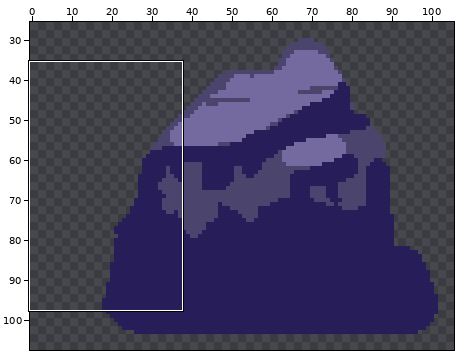
Pixel-art file: Assets/Art/Environment/ww.ase. Above: a wide view before the commit, with the close-up outlined.
Close-up. Before the edit:
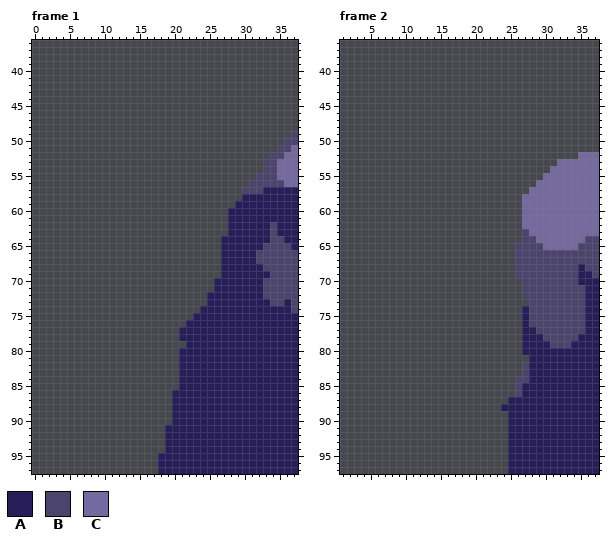
128x128 pixels, 18 frames. Shown: frame 1: x 0..37, y 36..97; frame 2: x 1..37, y 36..97. The wide view leaves out empty margins. The commit also changed other frames or places, which this record leaves out.
Palette (. is transparent): A #271d59  B #4b446c  C #746aa0
Pixels before, frame 1, first column x 18:
49 ...................B
50 ..................BB
51 .................BBC
52 ................BBCC
53 ...............BBCCC
54 ...............BBCCC
55 ..............BBBCCC
56 .............BBBBBCC
57 ............BBBAAAAA
58 ............AAAAAAAA
59 ...........AAAAAAAAA
60 ..........AAAAAAAAAA
61 ..........AAAAAAAAAA
62 ..........AAAAAABAAA
63 ..........AAAAAABAAA
64 .........AAAAAAABBAA
65 .........AAAAAABBBBA
66 .........AAAAABBBBBB
67 .........AAAAABBBBBB
68 .........AAAAAABBBBB
69 .........AAAAAAABBBB
70 ........AAAAAAABBBBB
71 ........AAAAAAABBBBB
72 .......AAAAAAAABBBBB
73 .......AAAAAAAAABBAB
74 ......AAAAAAAAAAAAAB
75 .....AAAAAAAAAAAAAAA
76 ....AAAAAAAAAAAAAAAA
77 ...AAAAAAAAAAAAAAAAA
78 ...AAAAAAAAAAAAAAAAA
79 ....AAAAAAAAAAAAAAAA
80 ...AAAAAAAAAAAAAAAAA
81 ...AAAAAAAAAAAAAAAAA
82 ...AAAAAAAAAAAAAAAAA
83 ...AAAAAAAAAAAAAAAAA
84 ...AAAAAAAAAAAAAAAAA
85 ...AAAAAAAAAAAAAAAAA
86 ..AAAAAAAAAAAAAAAAAA
87 ..AAAAAAAAAAAAAAAAAA
88 ..AAAAAAAAAAAAAAAAAA
89 ..AAAAAAAAAAAAAAAAAA
90 ..AAAAAAAAAAAAAAAAAA
91 .AAAAAAAAAAAAAAAAAAA
92 .AAAAAAAAAAAAAAAAAAA
93 .AAAAAAAAAAAAAAAAAAA
94 .AAAAAAAAAAAAAAAAAAA
95 AAAAAAAAAAAAAAAAAAAA
96 AAAAAAAAAAAAAAAAAAAA
97 AAAAAAAAAAAAAAAAAAAA
Pixels before, frame 2, first column x 24:
52 ...........CCC
53 ........CCCCCC
54 .......CCCCCCC
55 ......CCCCCCCC
56 .....CCCCCCCCC
57 ....CCCCCCCCCC
58 ...CCCCCCCCCCC
59 ...CCCCCCCCCCC
60 ...CCCCCCCCCCC
61 ...CCCCCCCCCCC
62 ...CCCCCCCCCCC
63 ...BCCCCCCCCCC
64 ...BBCCCCCCCBB
65 ..BBBBCCCCCBBB
66 ..BBBBBBBBBBBB
67 ..BBBBBBBBBBBB
68 ..BBBBBBBBBABB
69 ..BBBBBBBBBAAB
70 ...BBBBBBBBAAA
71 ...BBBBBBBBBAA
72 ...BBBBBBBBBAA
73 ....BBBBBBBBAA
74 ...ABBBBBBBBAA
75 ...ABBBBBBBBAA
76 ...ABBBBBBBBAA
77 ...AABBBBBBBAA
78 ...AAABBBBBAAA
79 ...AAAABBBAAAA
80 ...AAAAAAAAAAA
81 ....AAAAAAAAAA
82 ...BAAAAAAAAAA
83 ...BAAAAAAAAAA
84 ..BBAAAAAAAAAA
85 ..BAAAAAAAAAAA
86 ..BAAAAAAAAAAA
87 .AAAAAAAAAAAAA
88 AAAAAAAAAAAAAA
89 .AAAAAAAAAAAAA
90 .AAAAAAAAAAAAA
91 .AAAAAAAAAAAAA
92 .AAAAAAAAAAAAA
93 .AAAAAAAAAAAAA
94 .AAAAAAAAAAAAA
95 .AAAAAAAAAAAAA
96 .AAAAAAAAAAAAA
97 .AAAAAAAAAAAAA
Once edited:
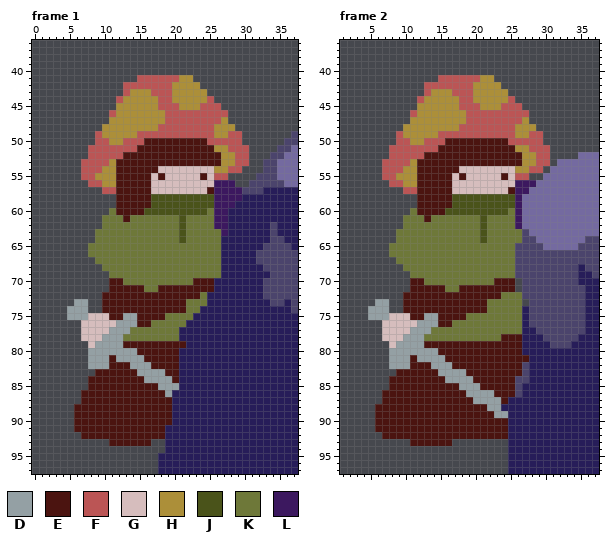
Colours new in this view: D #94a0a4  E #4b1410  F #bb5555  G #d6bdbd  H #ac8f39  J #4a531a  K #6e7839  L #3c185f
From old to new:
layer "Layer 1" now shown
Changed rows in their new state; - is an unchanged pixel.
Frame 1, layer "Layer 1":
first column x 5:
41 ----------FFFFFFHH--------
42 --------FFFFFFFHHHH-------
43 --------FHHHFFFHHHHH------
44 -------FHHHHHFFHHHHHF-----
45 -------HHHHHHFFFHHHFFF----
46 ------FHHHHHHHFFFFFFFFF---
47 ------HHHHHHHHFFFFFFFFH---
48 -----HHHHHHHHFFFFFFFFHHH--
49 ----FHHHHHFFFFFFFFFFFHHFF-
50 ----FFHHFFFEEEEEEEEEFFFFF-
51 ---FFFFFFFEEEEEEEEEEEHHFFF
52 ---FFFFFEEEEEEEEEEEEEEHHFF
53 --FFFFHEEEEEEEEEEEEEEEHHFF
54 --FFFHHEEEEEEGGGGGGGGHHFF-
55 --FFHHHEEEEEGEGGGGGEGFF---
56 ---FFHHEEEEEGGGGGGGGGLLL--
57 -----FFEEEEEGGGGGGGGELLLL-
58 -------EEEEEJJJJJJJJJLLLL-
59 -------EEEEEJJJJJJJJJLLL--
60 ------KEEEEJJJJJJJJJKLL---
61 -----KKKEKKKKKKKJKKKKLL---
62 -----KKKKKKKKKKKJKKKKLL---
63 ----KKKKKKKKKKKKJKKKKKL---
64 ----KKKKKKKKKKKKJKKKKK----
65 ---KKKKKKKKKKKKKKKKKKK----
66 ---KKKKKKKKKKKKKKKKKKK----
67 ----KKKKKKKKKKKKKKKKKK----
68 -----KKKKKKKKKKKKKKKKK----
69 ------KKKKKKKKKKKKKKKK----
70 ------EEKKKKKKKKKKEEE-----
71 ------EEEEEKKEEEEEEEE-----
72 -----EEEEEEEEEEEEEEK------
73 -DD--EEEEEEEEEEEEKKK------
74 DDD--EEEEEEEEEEEEKK-------
75 DDDGGGEEDDEEEEKKKK--------
76 --GGGGGDDDEEKKKKK---------
77 --GGGGDDDKKKKKKK----------
78 --GGGDDDKKKKKKKK----------
79 ---GDDDDEEEEEEEEE---------
80 ---DDDDDDDEEEEEE----------
81 ---DDDEDDDDEEEEE----------
82 ---DDDEEEDDDEEEE----------
83 ----EEEEEEDDDDEE----------
84 ---EEEEEEEEDDDDE----------
85 ---EEEEEEEEEEDDD----------
86 --EEEEEEEEEEEED-----------
87 --EEEEEEEEEEEEE-----------
88 -EEEEEEEEEEEEEE-----------
89 -EEEEEEEEEEEEEE-----------
90 -EEEEEEEEEEEEEE-----------
91 -EEEEEEEEEEEEE------------
92 --EEEEEEEEEEEE------------
93 ------EEEEEE--------------
Frame 2, layer "Layer 1":
first column x 5:
41 ----------FFFFFFHH--------
42 --------FFFFFFFHHHH-------
43 --------FHHHFFFHHHHH------
44 -------FHHHHHFFHHHHHF-----
45 -------HHHHHHFFFHHHFFF----
46 ------FHHHHHHHFFFFFFFFF---
47 ------HHHHHHHHFFFFFFFFH---
48 -----HHHHHHHHFFFFFFFFHHH--
49 ----FHHHHHFFFFFFFFFFFHHFF-
50 ----FFHHFFFEEEEEEEEEFFFFF-
51 ---FFFFFFFEEEEEEEEEEEHHFFF
52 ---FFFFFEEEEEEEEEEEEEEHHFF
53 --FFFFHEEEEEEEEEEEEEEEHHFF
54 --FFFHHEEEEEEGGGGGGGGHHFF-
55 --FFHHHEEEEEGEGGGGGEGFF---
56 ---FFHHEEEEEGGGGGGGGGLLL--
57 -----FFEEEEEGGGGGGGGELL---
58 -------EEEEEJJJJJJJJJL----
59 -------EEEEEJJJJJJJJJL----
60 ------KEEEEJJJJJJJJJKL----
61 -----KKKEKKKKKKKJKKKKL----
62 -----KKKKKKKKKKKJKKKKL----
63 ----KKKKKKKKKKKKJKKKKK----
64 ----KKKKKKKKKKKKJKKKKK----
65 ---KKKKKKKKKKKKKKKKKK-----
66 ---KKKKKKKKKKKKKKKKKK-----
67 ----KKKKKKKKKKKKKKKKK-----
68 -----KKKKKKKKKKKKKKKK-----
69 ------KKKKKKKKKKKKKKK-----
70 ------EEKKKKKKKKKKEEE-----
71 ------EEEEEKKEEEEEEEE-----
72 -----EEEEEEEEEEEEEEKKK----
73 -DD--EEEEEEEEEEEEKKKKK----
74 DDD--EEEEEEEEEEEEKKKKK----
75 DDDGGGEEDDEEEEKKKKKKKK----
76 --GGGGGDDDEEKKKKKKKKKK----
77 --GGGGDDDKKKKKKKKKKKKK----
78 --GGGDDDKKKKKKKKKKKEEE----
79 ---GDDDDEEEEEEEEEEEEEE----
80 ---DDDDDDDEEEEEEEEEEEE----
81 ---DDDEDDDDEEEEEEEEEEEE---
82 ---DDDEEEDDDEEEEEEEEEE----
83 ----EEEEEEDDDDEEEEEEEE----
84 ---EEEEEEEEDDDDEEEEEE-----
85 ---EEEEEEEEEEDDDEEEEE-----
86 --EEEEEEEEEEEEDDDDEEE-----
87 --EEEEEEEEEEEEEDDDDE------
88 -EEEEEEEEEEEEEEEEDD-------
89 -EEEEEEEEEEEEEEEEEDD------
90 -EEEEEEEEEEEEEEEEEEE------
91 -EEEEEEEEEEEEEEEEEEE------
92 --EEEEEEEEEEEEEEEEEE------
93 ------EEEEEE--------------
